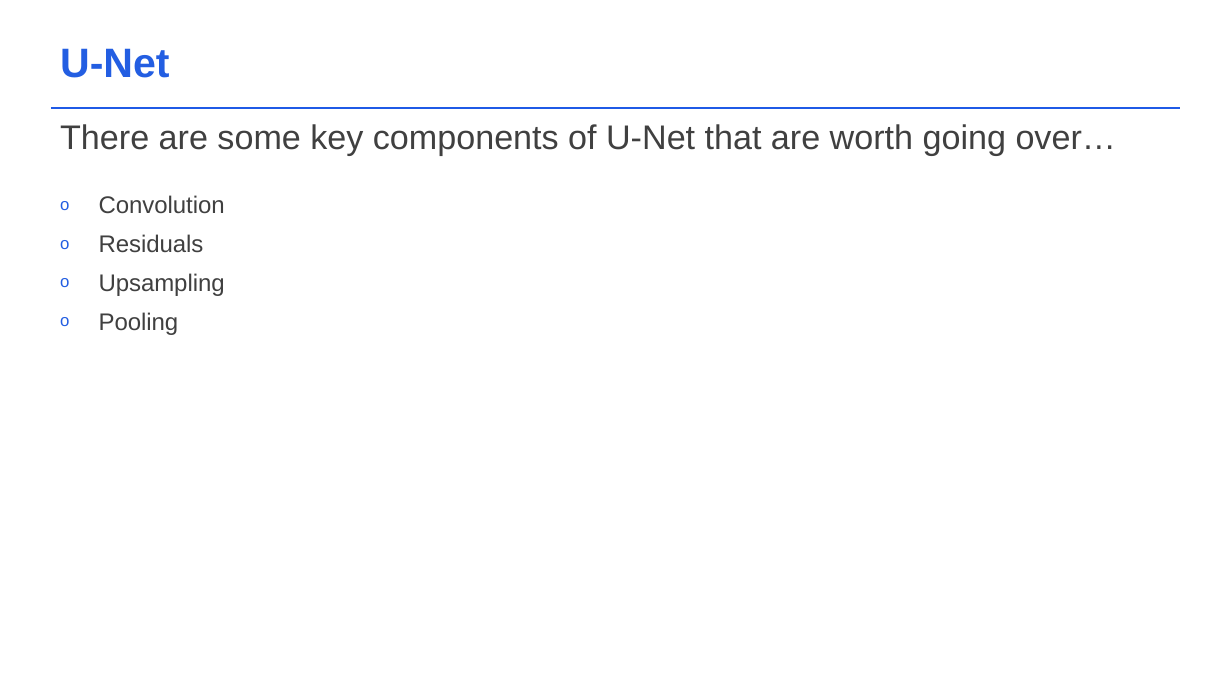
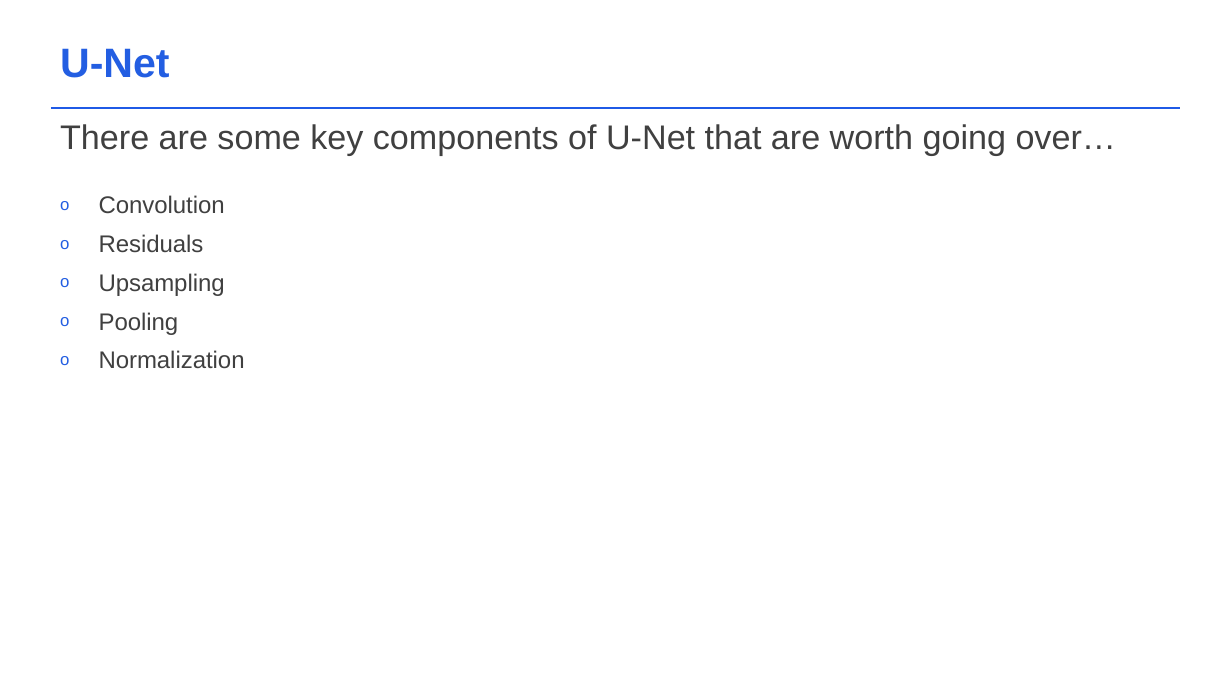
Before and after one commit to acceleratescience/diffusion-models, a slide deck: slide 19 of slides/3_Building-blocks.pptx. Drawn at 1232x693 pixels with LibreOffice and Linux fonts; fonts in the diff are those of the drawing; background and template pictures are left out. Boxes give left, top, right and bottom in pixels: in the first picture for what was removed or moved away, otherwise in the second. Text is boxed around its words. In the diff, an @@ line names an element or a change of style, - is before the commit and + after.

```diff
--- a/slides/3_Building-blocks.pptx
+++ b/slides/3_Building-blocks.pptx
@@ text at box(99, 350, 245, 369): paragraph added @@
+o Normalization
```
Also in this commit, not shown: 4 other slides changed, 2 slides added, 5 other files.
